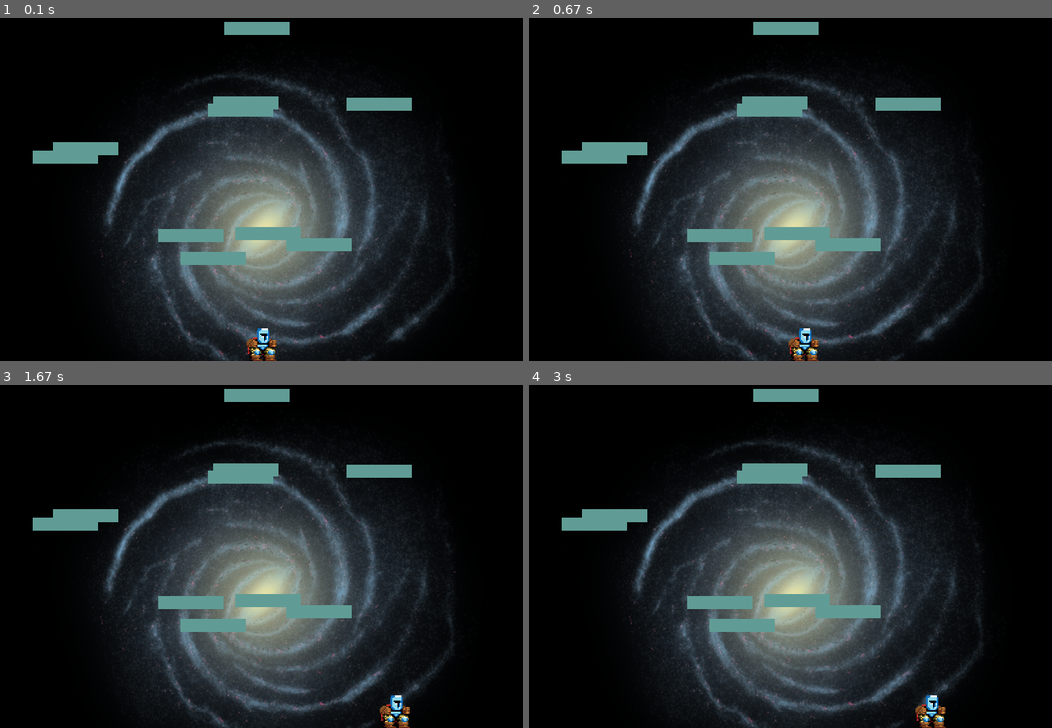
Above: before the commit, frames 1-4 (two rows, left to right).
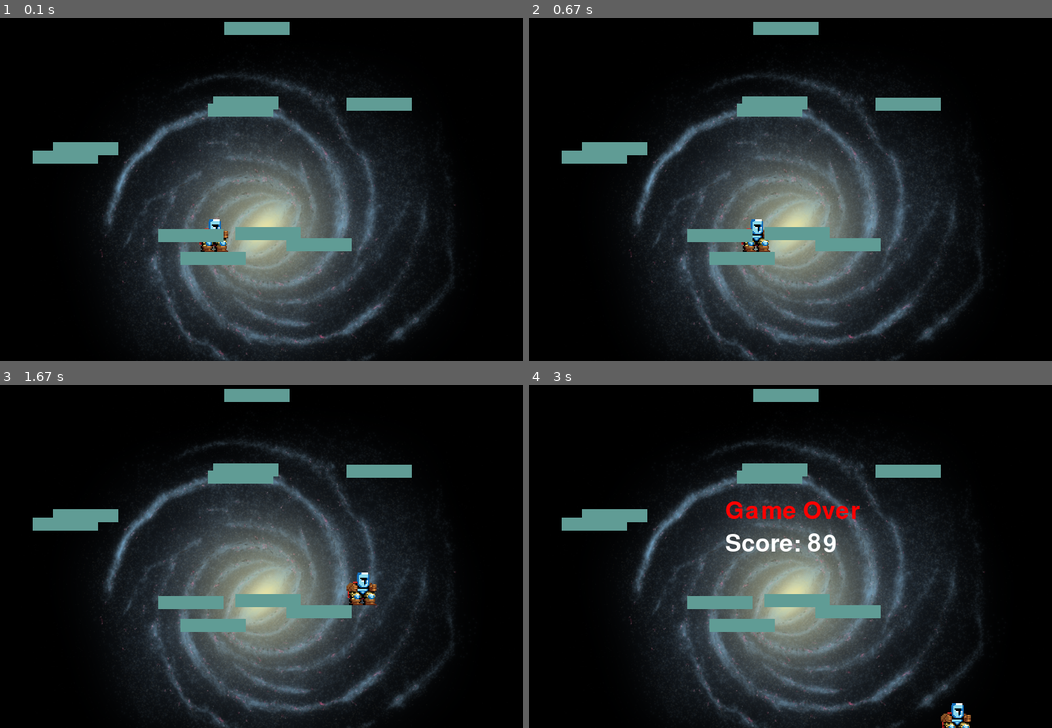
Above: after the commit, the same moments.

Repository: scourtney910/CS3021_Pygame
Game: pygame game, started from main.py
The game is run twice, just before and just after one commit, with the same random seed, the same clock (stepped at 60 frames per second) and the same inputs.
Inputs (mouse positions are in pixels of both pictures, inside the frame that each line leads up to):
- Up to frame 1 (0.1 s): no input
- Up to frame 2 (0.67 s): press the mouse at (790, 189) at 0.37 s; move the mouse to (727, 179) at 0.47 s; release the mouse at (664, 168) at 0.6 s
- Up to frame 3 (1.67 s): press the mouse at (261, 556) at 0.7 s; move the mouse to (355, 614) at 0.8 s; release the mouse at (455, 669) at 0.93 s
- Up to frame 4 (3 s): press the mouse at (790, 556) at 1.87 s; move the mouse to (748, 481) at 1.97 s; release the mouse at (706, 405) at 2.1 s; click (926, 498) at 2.22 s

The runs differ from the first frame. In frame 1, 0.6% of the frame differs, in the area x 38-53%, y 58-100%; in frame 2, 0.7%; in frame 3, 0.7%; in frame 4, 1.6%, in the area x 37-85%, y 33-100%.

Commit message:
Update main file with more documentation

Diff:
--- a/main.py
+++ b/main.py
@@ -1,10 +1,8 @@
 import pygame
+import random
 import sys
-import random
+from typing import Any, Union
 import math
-import os
-
-os.chdir(os.path.dirname(os.path.realpath(__file__)))
 
 
 # Constants
@@ -12,11 +10,10 @@
 SCREEN_HEIGHT     = 600
 FPS               = 60
 GRAVITY           = 0.5
-PLAYER_WIDTH      = 50 #use to change player size
+PLAYER_WIDTH      = 50
 PLAYER_HEIGHT     = 50
 PLATFORM_WIDTH    = 100
 PLATFORM_HEIGHT   = 20
-# PLATFORM_COLOR    = (0, 255, 0)
 PLATFORM_COLOR    = (random.randint(0,255), random.randint(0,255), random.randint(0,255))
 MAX_JUMP_STRENGTH = 20
 
@@ -26,7 +23,7 @@
 screen = pygame.display.set_mode((SCREEN_WIDTH, SCREEN_HEIGHT))
 pygame.display.set_caption('Jump King + Doodle Jump')
 clock = pygame.time.Clock()
-
+font = pygame.font.SysFont(None, 55)
 
 
 class Player(pygame.sprite.Sprite):
@@ -34,8 +31,9 @@
 
     def __init__(self):
         """Initialize all the player attributes"""
-
-        super().__init__() #take attributes form pygame module, inheriting attributes from pygame has is a ?
+        #Player uses has-a relationship from pygame
+        super().__init__() #take attributes form pygame module, inheriting attributes from pygame
+
         self.original_image = pygame.image.load('player.png').convert_alpha()
         self.image = pygame.transform.scale(
             self.original_image,
@@ -43,26 +41,21 @@
             )
 
         self.rect = self.image.get_rect() #forcing player hot box into  a square
-        self.rect.center = ( #starting location for sprite
-            SCREEN_WIDTH // 2,
-            SCREEN_HEIGHT - self.rect.height // 2
-            )
 
         self.velocity_y = 0
         self.velocity_x = 0
         self.is_jumping = False
 
 
-    def jump(self, vector):
-
+    def jump(self, vector: tuple) -> None:
+        """change player state to recognize sprite jumping
+        vector expected is from the calculate_vector function"""
         self.velocity_x, self.velocity_y = vector
         self.is_jumping = True
 
 
     def update(self):
-        """
-        update player position on screen based on changing attributes
-        """
+        """update player position on screen based on changing attributes"""
 
         if self.is_jumping:
 
@@ -72,9 +65,8 @@
             self.rect.x += self.velocity_x
 
             if self.rect.bottom >= SCREEN_HEIGHT:
-
-                self.rect.bottom = SCREEN_HEIGHT
-                self.is_jumping = False
+                # Game Over is set
+                return True
 
         # Wrap around the screen
         if self.rect.right < 0:
@@ -83,30 +75,35 @@
         elif self.rect.left > SCREEN_WIDTH:
             self.rect.right = 0
 
-
-    def check_collision(self, platforms):
+        # All previous checks did not change the state of play
+        return False
+
+
+    def check_collision(self, platforms: Any) -> None:
         """
         Check for collision only when falling.
         To change the platforms structure,
         change the generate_platforms function below.
-        Need to add collisin for bottom of platforms
+        ***Need to add collision for bottom of platforms***
         """
-        if self.velocity_y > 0: #sprite is falling, pos vel in y means falling and neg means jumping
+
+        #"if sprite is falling", (+)velocity_y means falling and neg means jumping
+        if self.velocity_y > 0:
 
             hits = pygame.sprite.spritecollide(self, platforms, False) #hits is a list of something about collisions
-            """ sprite collide checks for collision of sprite and platforms and returns lists"""
-
-            if hits: #if list is not empty
+            # sprite collide checks for collision of sprite and platforms and returns lists
+
+            #if hits != None, i.e., if the player is hitting something
+            if hits:
                 # this code for bottom of char and top of platform
-                #shoudl use if statement for bottom and another if statement for top
+                # should use if-statement for bottom and another if-statement for top
+
                 self.rect.bottom = hits[0].rect.top
-                """assigning player bottom to top of platform represent by rect top, i.e. only wokrs because the only thign player can hit is a platform"""
+                # assigning player bottom to top of platform represented by rect top,
+                # i.e. only wokrs because the only thing the player can hit is a platform
+
                 self.velocity_y = 0
                 self.is_jumping = False
-                #if top of sprite hits bottom of platform:
-                #self.velocity = 0
-                #self.is_jumping = False
-
 
 
 class Platform(pygame.sprite.Sprite):
@@ -123,19 +120,26 @@
         self.rect.y = y
 
 
-def generate_platforms(num_platforms: int) -> set:
-    #returning a tuple  each tuple represents a platform, inside the tuple are the nuts and bolts of each platform
+def generate_platforms(num_platforms: int) -> tuple[Any, Any]:
+    """randomly generate rectangle platforms and return:
+    pygame.sprite.Group: Any, lowest_platform.sprite: Any"""
 
     platforms = pygame.sprite.Group()
+    lowest_y = 0
+    lowest_platform = None
 
     for _ in range(num_platforms):
 
         x = random.randint(0, SCREEN_WIDTH - PLATFORM_WIDTH)
         y = random.randint(0, SCREEN_HEIGHT - PLATFORM_HEIGHT)
-        platform = Platform(x, y) # object / isntantiation of platform class
-        platforms.add(platform) #adding the instanced platform to group Platform
-
-    return platforms
+        platform = Platform(x, y)   # object / isntantiation of platform class
+        platforms.add(platform)     # adding the instanced platform to group Platform
+
+        if y > lowest_y:
+            lowest_y = y            #update the if-condition for every for-loop iteration
+            lowest_platform = platform    #update the future return value
+
+    return platforms, lowest_platform
 
 
 def calculate_vector(start_pos: tuple, end_pos: tuple) -> tuple:
@@ -160,39 +164,54 @@
 
     return (vector_x, vector_y)
 
+def display_text(text, color, x, y) -> None:
+    """Helper function to set rendering for Game Over Screen"""
+    img = font.render(text, True, color)
+    screen.blit(img, (x, y))
+
 
 ##############################################################
 ############################ MAIN ############################
 ##############################################################
+
+
 def main() -> None:
     """Run the main game loop here. Program exits when game is killed."""
 
-    # Load background image
+    # Load background image and sprites
     background_image = pygame.image.load('background.png').convert() # loading image
-    player = Player() #create sprite
-    all_sprites = pygame.sprite.Group() #might need to make a function to create characters for multiplayer
+    player = Player() # create sprite
+    platforms, lowest_platform = generate_platforms(10) # manually choose number of platforms here
+    player.rect.center = (lowest_platform.rect.centerx, lowest_platform.rect.top - PLAYER_HEIGHT // 2)
+
+    # these lines work when creating one player, but will be moved when creating multiplayer
+    all_sprites = pygame.sprite.Group()
     all_sprites.add(player)
-
-    platforms = generate_platforms(10) #manually chose number of platforms here
     all_sprites.add(platforms)
 
+    #initialize starting values
     dragging = False
-    start_pos = (0, 0) # initializing tuple here for mouse position, change name
-
+    start_pos = (0, 0) # initialize tuple here for mouse position
+    score = 0
+    game_over = False
+
+    #main game-loop
     while True:
 
-        for event in pygame.event.get(): #event is class in pygame to check for certain conditions, like quit
-            if event.type == pygame.QUIT:
+        # events are a method in pygame to check for certain conditions
+        for event in pygame.event.get():
+            if event.type == pygame.QUIT: # red x on top right of window
                 pygame.quit()
                 sys.exit()
 
-            elif event.type == pygame.MOUSEBUTTONDOWN: #left click
-
-                if not player.is_jumping: #if player isnt jumping allow click
+            elif event.type == pygame.MOUSEBUTTONDOWN: # left click
+
+                # if player isn't jumping, allow click
+                if not player.is_jumping:
                     dragging = True
                     start_pos = pygame.mouse.get_pos()
 
-            elif event.type == pygame.MOUSEBUTTONUP: #release left click
+            elif event.type == pygame.MOUSEBUTTONUP: # release left click
 
                 if dragging:
                     end_pos = pygame.mouse.get_pos()
@@ -200,14 +219,29 @@
                     player.jump(vector)
                     dragging = False
 
-        player.update() #player movement function
-        player.check_collision(platforms) #only checking for collisions after exiting update, whcih means my y velocity is pos/downwards
-
-        screen.blit(background_image, (0, 0)) #centering background image
-        all_sprites.draw(screen) #drawing updated character postion onto screen including platforms
+        #Increment the score only when the game is not over
+        #And the player made a successful jump
+        if not game_over:
+            game_over = player.update() # player movement takes place here
+            player.check_collision(platforms) # check for collisions after sprite is updated each frame
+            if not player.is_jumping:
+                score += 1
+
+        # background image setter
+        # randomize background_image later
+        screen.blit(background_image, (0, 0))
+
+        # drawing updated character position each frame.
+        # Would apply to platforms if they were also moving
+        all_sprites.draw(screen)
+
+        if game_over:
+            # display_text(str, color, x_pos, y_pos)
+            display_text('Game Over', (255, 0, 0), (SCREEN_WIDTH // 2 - 100), (SCREEN_HEIGHT // 2 - 50))
+            display_text(f'Score: {score}', (255, 255, 255), (SCREEN_WIDTH // 2 - 100), (SCREEN_HEIGHT // 2))
 
         pygame.display.flip()
-        clock.tick(FPS) #ticking forward clock
+        clock.tick(FPS)
 
 
 if __name__ == "__main__":
